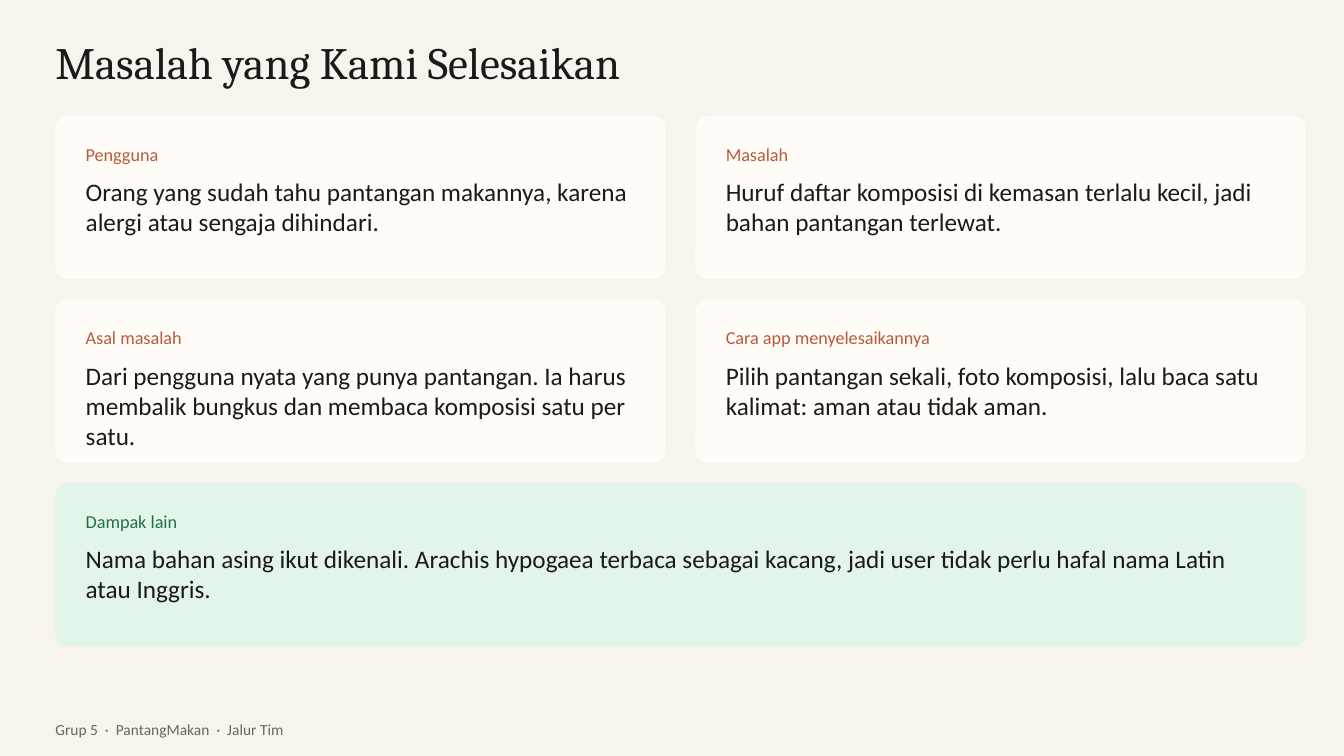
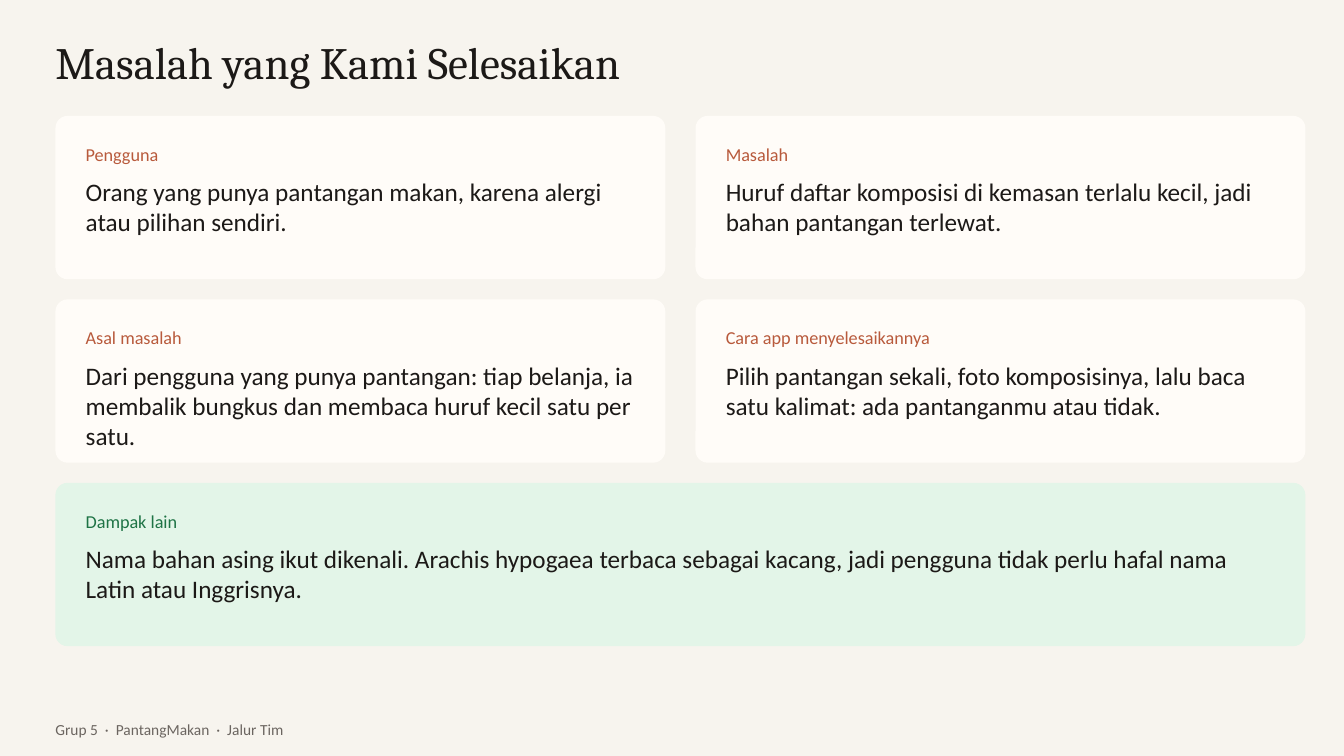
Before and after one commit to dendyramdhan/PantangMakan, a slide deck: slide 5 of presentasi/PantangMakan.pptx. Drawn at 1344x756 pixels with LibreOffice and Linux fonts; fonts in the diff are those of the drawing. Boxes give left, top, right and bottom in pixels: in the first picture for what was removed or moved away, otherwise in the second. Text is boxed around its words. In the diff, an @@ line names an element or a change of style, - is before the commit and + after.

Commit message:
Ganti kalimat 'aman' jadi laporan isi komposisi, rapikan kata-kata deck

```diff
--- a/presentasi/PantangMakan.pptx
+++ b/presentasi/PantangMakan.pptx
@@ text at box(86, 183, 601, 235): text changed @@
-Orang yang sudah tahu pantangan makannya, karena alergi atau sengaja dihindari.
+Orang yang punya pantangan makan, karena alergi atau pilihan sendiri.
@@ text at box(86, 367, 633, 445): text changed @@
-Dari pengguna nyata yang punya pantangan. Ia harus membalik bungkus dan membaca komposisi satu per satu.
+Dari pengguna yang punya pantangan: tiap belanja, ia membalik bungkus dan membaca huruf kecil satu per satu.
@@ text at box(726, 367, 1246, 420): text changed @@
-Pilih pantangan sekali, foto komposisi, lalu baca satu kalimat: aman atau tidak aman.
+Pilih pantangan sekali, foto komposisinya, lalu baca satu kalimat: ada pantanganmu atau tidak.
@@ text at box(86, 550, 1226, 603): text changed @@
-Nama bahan asing ikut dikenali. Arachis hypogaea terbaca sebagai kacang, jadi user tidak perlu hafal nama Latin atau Inggris.
+Nama bahan asing ikut dikenali. Arachis hypogaea terbaca sebagai kacang, jadi pengguna tidak perlu hafal nama Latin atau Inggrisnya.
```
Also in this commit, not shown: 6 other slides changed, 7 other files.
